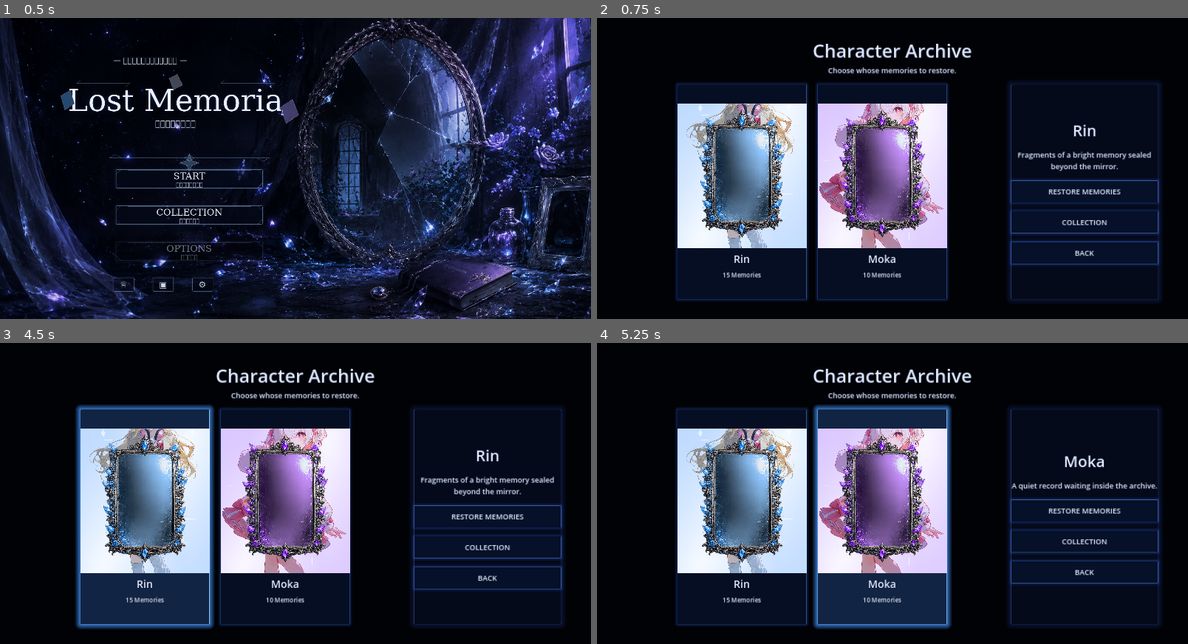
Above: before the commit, frames 1-4 (two rows, left to right).
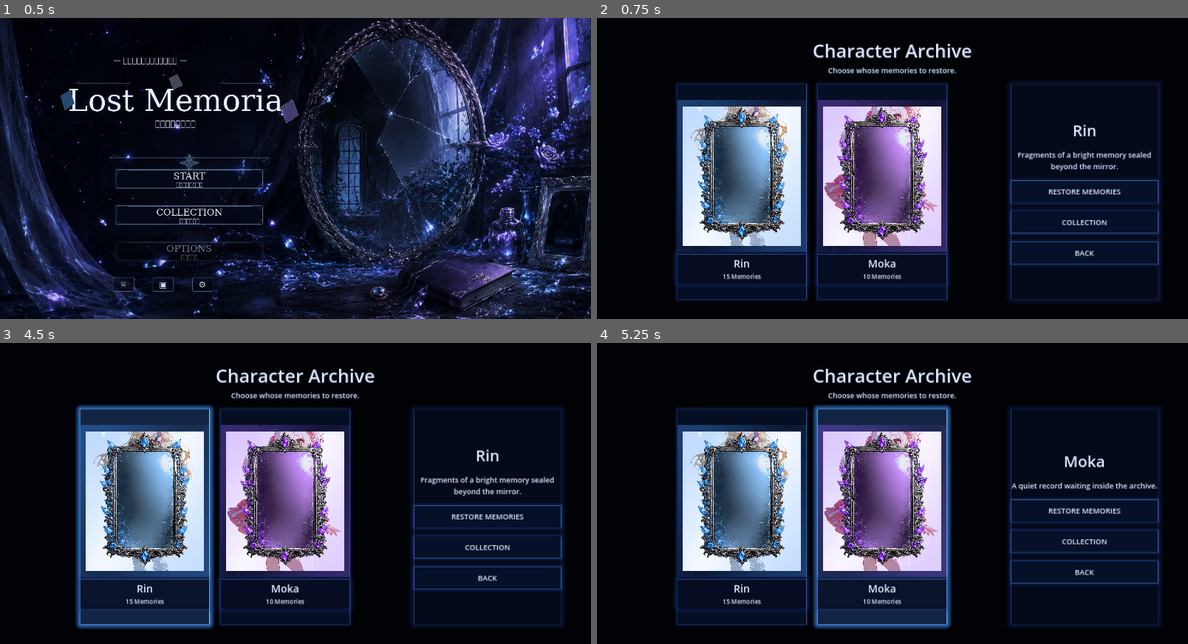
Above: after the commit, the same moments.

Repository: uzupiyo/Lost-Memoria
Game: Godot game, scene res://scenes/title/title.tscn
Two runs of this game, one before a commit and one after it. Both use one fixed random seed, a clock stepped at 60 frames per second and the inputs below.
Inputs (mouse positions are in pixels of both pictures, inside the frame that each line leads up to):
- Up to frame 1 (0.5 s): no input
- Up to frame 2 (0.75 s): click (786, 177) at 0.5 s
- Up to frame 3 (4.5 s): click "RESTORE MEMORIES" at 1.25 s; click "BACK TO CHARACTER SELECT" at 2 s; click "BACK" at 2.75 s; click (189, 502) at 3.5 s; click (147, 517) at 4.27 s
- Up to frame 4 (5.25 s): click (880, 517) at 5.02 s

Frame 1 is identical in both runs. In frame 2, 11% of the frame differs, in the area x 13-60%, y 27-89%; in frame 3, 10%; in frame 4, 10%.

Commit message:
Resize character mirror cards and separate name container

Diff:
--- a/scripts/character_select.gd
+++ b/scripts/character_select.gd
@@ -38,17 +38,21 @@
 	root.mouse_filter = Control.MOUSE_FILTER_IGNORE
 	root.set_anchors_preset(Control.PRESET_FULL_RECT)
 	root.alignment = BoxContainer.ALIGNMENT_CENTER
-	root.add_theme_constant_override("separation", 12)
+	root.add_theme_constant_override("separation", 8)
 	button.add_child(root)
 
 	var card_stack: Control = Control.new()
-	card_stack.custom_minimum_size = Vector2(350, 470)
+	card_stack.custom_minimum_size = Vector2(410, 495)
 	card_stack.mouse_filter = Control.MOUSE_FILTER_IGNORE
 	root.add_child(card_stack)
 
 	var portrait: TextureRect = TextureRect.new()
 	portrait.mouse_filter = Control.MOUSE_FILTER_IGNORE
 	portrait.set_anchors_preset(Control.PRESET_FULL_RECT)
+	portrait.offset_left = 18.0
+	portrait.offset_top = 22.0
+	portrait.offset_right = -18.0
+	portrait.offset_bottom = -18.0
 	portrait.expand_mode = TextureRect.EXPAND_IGNORE_SIZE
 	portrait.stretch_mode = TextureRect.STRETCH_KEEP_ASPECT_COVERED
 	portrait.texture = _load_character_texture(character_id, "portrait")
@@ -70,19 +74,30 @@
 	frame.texture = _load_character_texture(character_id, "frame")
 	card_stack.add_child(frame)
 
+	var info_box: PanelContainer = PanelContainer.new()
+	info_box.mouse_filter = Control.MOUSE_FILTER_IGNORE
+	info_box.custom_minimum_size = Vector2(410, 96)
+	root.add_child(info_box)
+
+	var info_inner: VBoxContainer = VBoxContainer.new()
+	info_inner.mouse_filter = Control.MOUSE_FILTER_IGNORE
+	info_inner.alignment = BoxContainer.ALIGNMENT_CENTER
+	info_inner.add_theme_constant_override("separation", 2)
+	info_box.add_child(info_inner)
+
 	var name_label: Label = Label.new()
 	name_label.mouse_filter = Control.MOUSE_FILTER_IGNORE
 	name_label.text = str(data.get("display_name", character_id))
 	name_label.horizontal_alignment = HORIZONTAL_ALIGNMENT_CENTER
 	name_label.add_theme_font_size_override("font_size", 34)
-	root.add_child(name_label)
+	info_inner.add_child(name_label)
 
 	var count_label: Label = Label.new()
 	count_label.mouse_filter = Control.MOUSE_FILTER_IGNORE
 	count_label.text = "%d Memories" % GameState.get_still_ids_for_character(character_id).size()
 	count_label.horizontal_alignment = HORIZONTAL_ALIGNMENT_CENTER
 	count_label.add_theme_font_size_override("font_size", 20)
-	root.add_child(count_label)
+	info_inner.add_child(count_label)
 
 	return button
 
